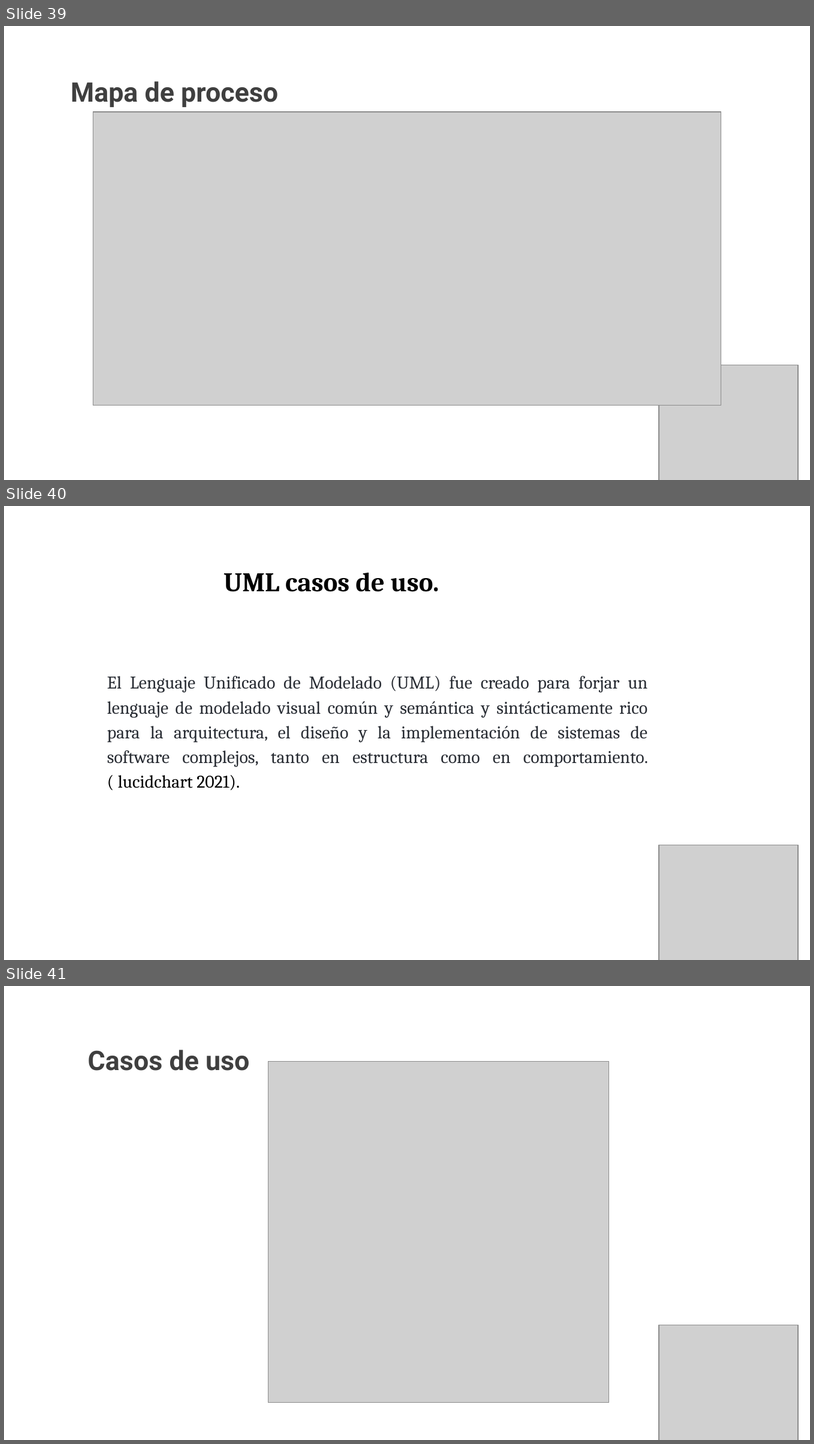
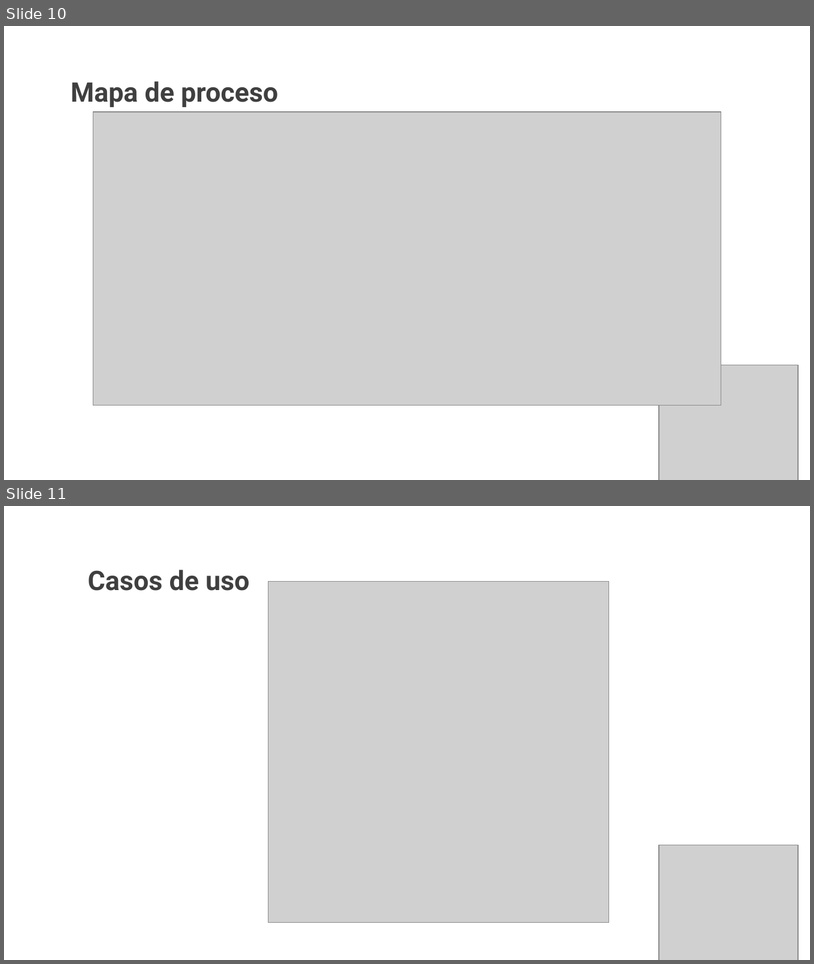
Before and after one commit to Azbanedit/azban-sb, a slide deck: DOCS/TRIMESTRE I/Presentación diapositivas azban.pptx. Shown one above the other, each under a label of ours: slides 39, 40 and 41 before the commit, slides 10 and 11 after it. The pictures are 814x1444 and 814x964 pixels, drawn with LibreOffice and Linux fonts; fonts in the diff are those of the drawing; grey boxes stand for pictures; background and template pictures are left out. Boxes give left, top, right and bottom in pixels: in the first picture for what was removed or moved away, otherwise in the second. Text is boxed around its words. In the diff, an @@ line names an element or a change of style, - is before the commit and + after.

```diff
--- a/DOCS/TRIMESTRE I/Presentación diapositivas azban.pptx
+++ b/DOCS/TRIMESTRE I/Presentación diapositivas azban.pptx
@@ slide 40 removed at (4,506,810,960), background picture (left out) @@
@@ text removed at (224,573,440,592) @@
-UML casos de uso.
@@ text removed at (107,676,648,790) @@
-El Lenguaje Unificado de Modelado (UML) fue creado para forjar un lenguaje de modelado visual común y semántica y sintácticamente rico para la arquitectura, el diseño y la implementación de sistemas de software complejos, tanto en estructura como en comportamiento. ( lucidchart 2021).
@@ picture removed at (660,844,799,960) @@
@@ what was slide 39 is now slide 10 @@
@@ what was slide 41 is now slide 11 @@
```
Also in this commit, not shown: 4 slides changed, 2 slides added, 33 other slides removed, 3 other files.
